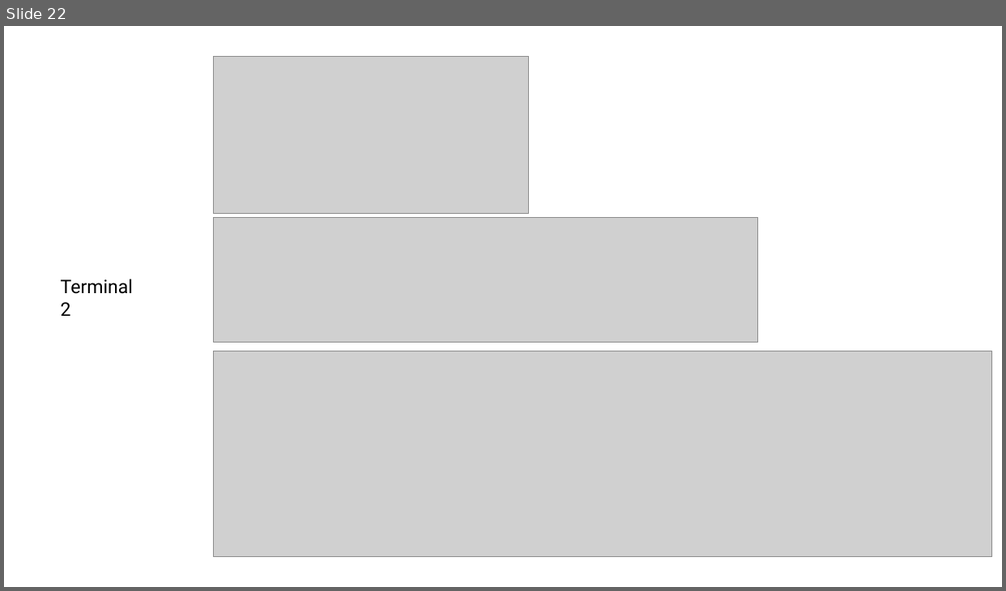
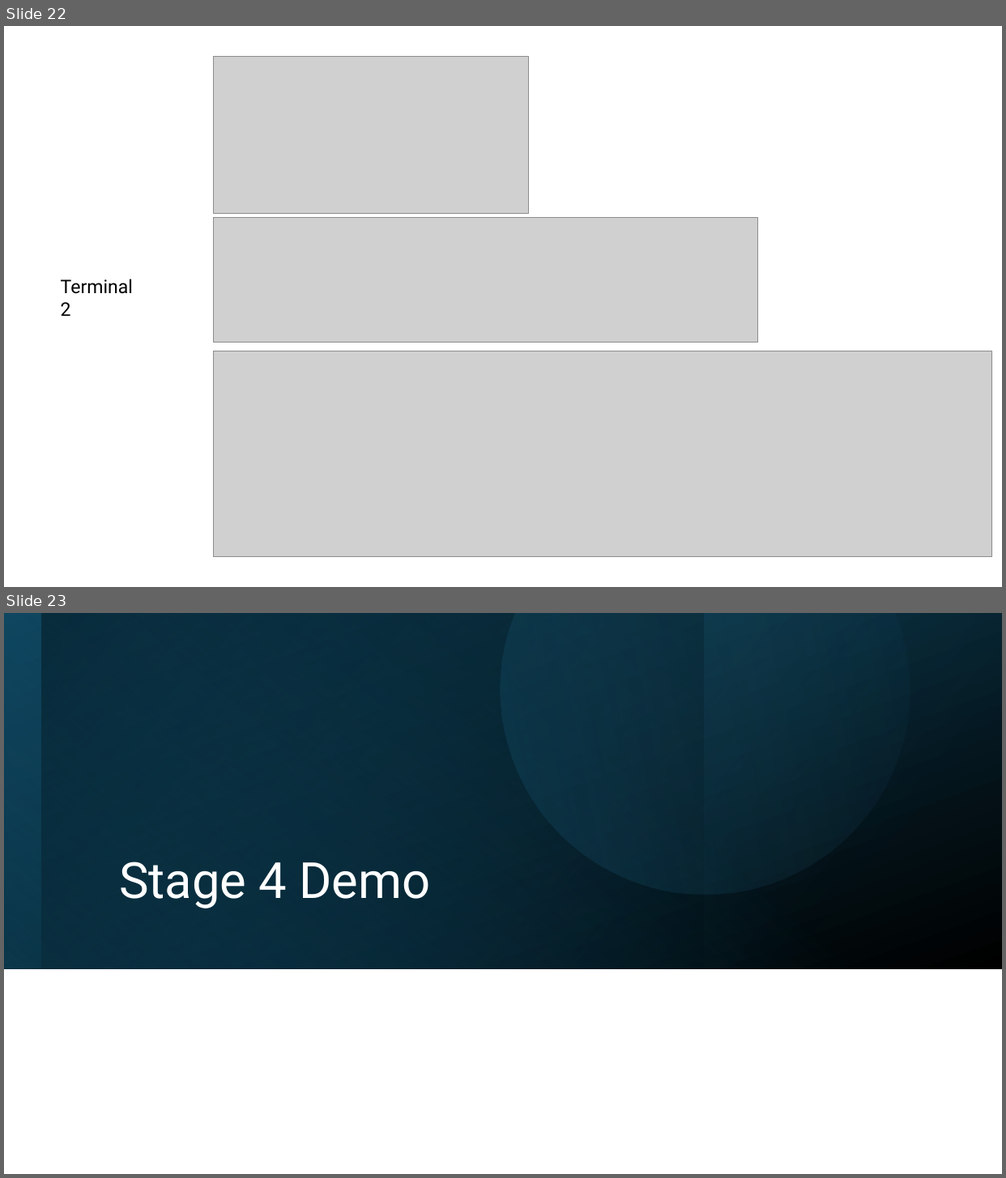
Before and after one commit to trilokiDA/parking_space_reservation_chatbot, a slide deck: Chatbot-parking sapce reservation.pptx. Shown one above the other, each under a label of ours: slide 22 before the commit, slides 22 and 23 after it. The pictures are 1006x591 and 1006x1178 pixels, drawn with LibreOffice and Linux fonts; fonts in the diff are those of the drawing; grey boxes stand for pictures. Boxes give left, top, right and bottom in pixels: in the first picture for what was removed or moved away, otherwise in the second. Text is boxed around its words. In the diff, an @@ line names an element or a change of style, - is before the commit and + after.

Commit message:
stage 4 ppt

```diff
--- a/Chatbot-parking sapce reservation.pptx
+++ b/Chatbot-parking sapce reservation.pptx
@@ slide 23 added at (4, 613, 1002, 1174), background #FFFFFF @@
@@ rectangle added at (4, 613, 1002, 969), fill gradient #104862 to #000000 @@
@@ rectangle added at (4, 613, 1002, 969), fill gradient #156082 to #104862 @@
@@ rectangle added at (4, 613, 703, 969), fill gradient #0B3041 to #000000 @@
@@ rectangle added at (40, 613, 1002, 969), fill gradient #156082 to #000000 @@
@@ freeform shape added at (428, 613, 961, 967), fill gradient #156082 to #46B1E1 @@
@@ title added at (119, 862, 431, 909), 48 pt, text #FFFFFF @@
+Stage 4 Demo
```
Also in this commit, not shown: 1 slide changed, 5 other slides added, 1 other file.
